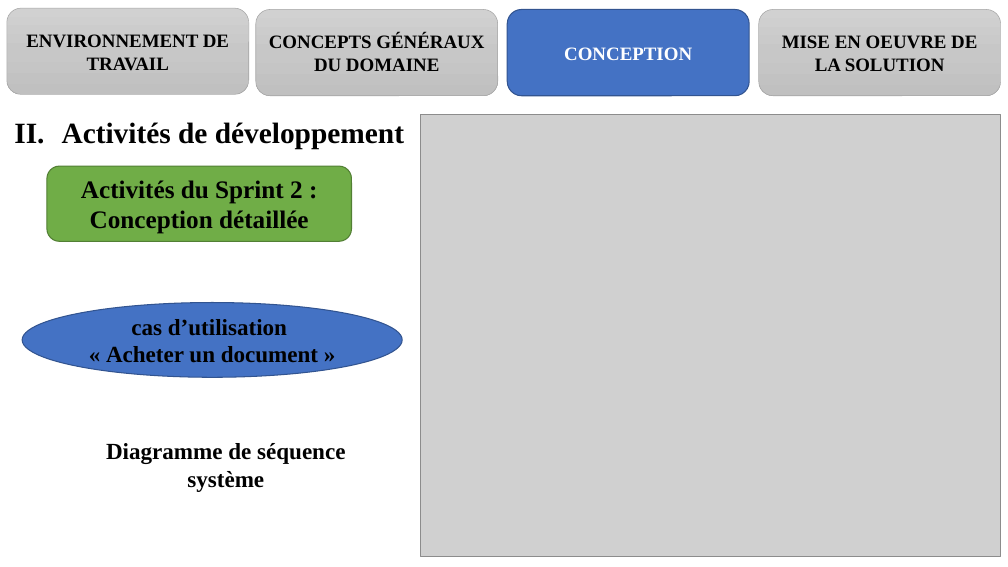
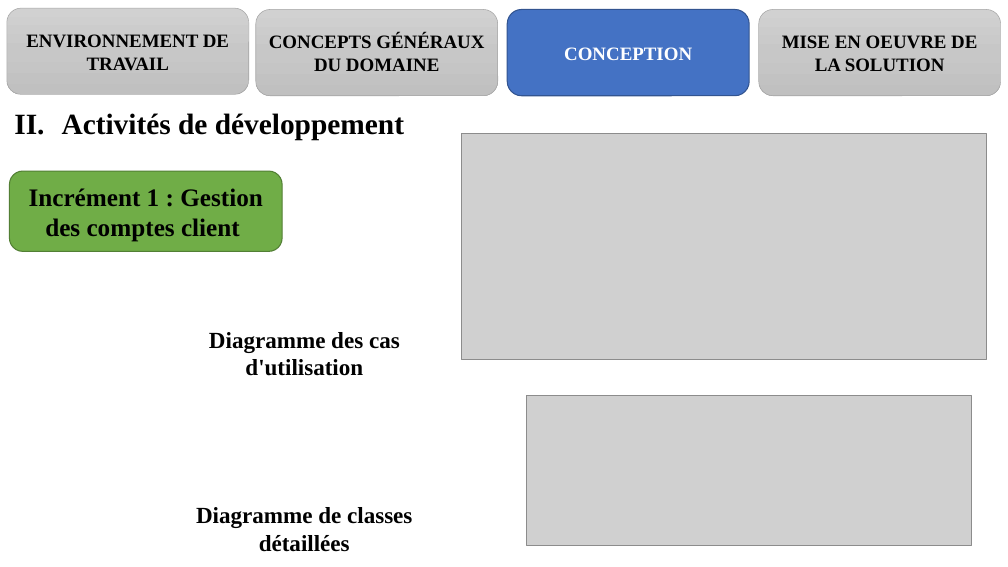
Before and after one commit to melaken/distdocs, a slide deck: slide 22 of Documents/theme/diapo.pptx (slide 21 before the commit). Drawn at 1008x567 pixels with LibreOffice and Linux fonts; fonts in the diff are those of the drawing; grey boxes stand for pictures. Boxes give left, top, right and bottom in pixels: in the first picture for what was removed or moved away, otherwise in the second. Text is boxed around its words. In the diff, an @@ line names an element or a change of style, - is before the commit and + after.

```diff
--- a/Documents/theme/diapo.pptx
+++ b/Documents/theme/diapo.pptx
@@ text "Activités de développement": place and size @@
-text "Activités de développement" at (62, 122, 404, 150)
+text "Activités de développement" at (62, 113, 404, 140)
@@ picture removed at (420, 115, 1001, 557) @@
@@ picture added at (461, 134, 987, 360) @@
@@ rounded rectangle "Incrément 1 : Gestion des ...": place and size @@
-rounded rectangle "Incrément 1 : Gestion des ..." at (47, 166, 352, 242)
+rounded rectangle "Incrément 1 : Gestion des ..." at (9, 171, 282, 251)
@@ text in rounded rectangle at (29, 188, 263, 242): text changed @@
-Activités du Sprint 2 :
-Conception détaillée
+Incrément 1 : Gestion des comptes client
@@ ellipse removed at (22, 302, 402, 377) @@
-cas d’utilisation
-« Acheter un document »
@@ text added at (209, 332, 400, 376), 22 pt, text #000000, bold @@
+Diagramme des cas d'utilisation
@@ picture added at (527, 395, 972, 546) @@
@@ text at (196, 507, 412, 552): text changed @@
-Diagramme de séquence système
+Diagramme de classes détaillées
```
Also in this commit, not shown: 15 other slides changed, 2 slides removed, 6 other files.
